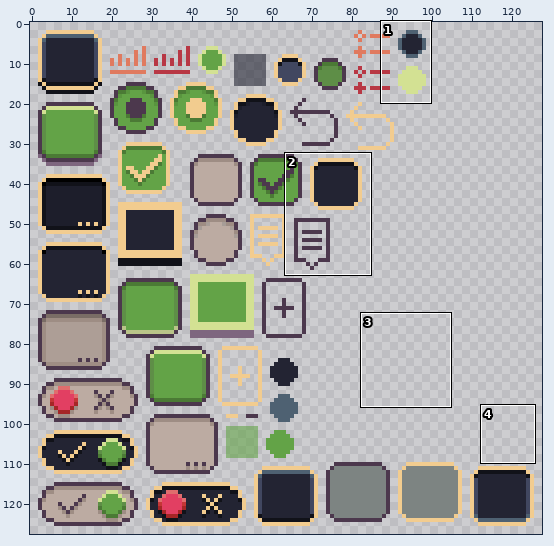
Two states of a sprite sheet, assets/ui/ui.png. The first picture is a wide view before the edit; the outline marks the close-up.
Close-up. Before:
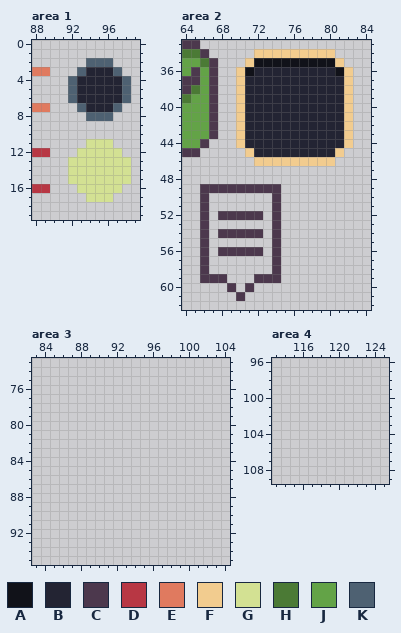
The file is 128x128 pixels. Colours within 5 levels of each other are drawn and written as one. Shown: area 1: x 88..99, y 0..19; area 2: x 64..84, y 33..62; area 3: x 83..104, y 73..95; area 4: x 113..125, y 96..109. The commit also changed other parts of the picture, which this record leaves out.
Palette (. is transparent): A #111219  B #232433  C #4c384d  D #b83744  E #e07a5f  F #f2cc8f  G #d3e193  H #4b7a35  J #63a347  K #4e6172
Pixels before, area 1, first column x 88:
 2 ......KKK..
 3 EE...KBBBK.
 4 ....KBBBBBK
 5 ....KBBBBBK
 6 ....KBBBBBK
 7 EE...KBBBK.
 8 ......KKK..
 9 ...........
10 ...........
11 ......GGG..
12 DD...GGGGG.
13 ....GGGGGGG
14 ....GGGGGGG
15 ....GGGGGGG
16 DD...GGGGG.
17 ......GGG..
Pixels before, area 2, first column x 64:
33 CC.................
34 HHC.....FFFFFFFFF..
35 JJHC...FAAAAAAAAAF.
36 JCJC..FABBBBBBBBBAF
37 CCJC..FBBBBBBBBBBBF
38 CHJC..FBBBBBBBBBBBF
39 HJJC..FBBBBBBBBBBBF
40 JJJC..FBBBBBBBBBBBF
41 JJJC..FBBBBBBBBBBBF
42 JJJC..FBBBBBBBBBBBF
43 JJJC..FBBBBBBBBBBBF
44 JJC...FBBBBBBBBBBBF
45 CC.....FBBBBBBBBBF.
46 ........FFFFFFFFF..
47 ...................
48 ...................
49 ..CCCCCCCCC........
50 ..C.......C........
51 ..C.......C........
52 ..C.CCCCC.C........
53 ..C.......C........
54 ..C.CCCCC.C........
55 ..C.......C........
56 ..C.CCCCC.C........
57 ..C.......C........
58 ..C.......C........
59 ..CCC...CCC........
60 .....C.C...........
61 ......C............
And afterwards:
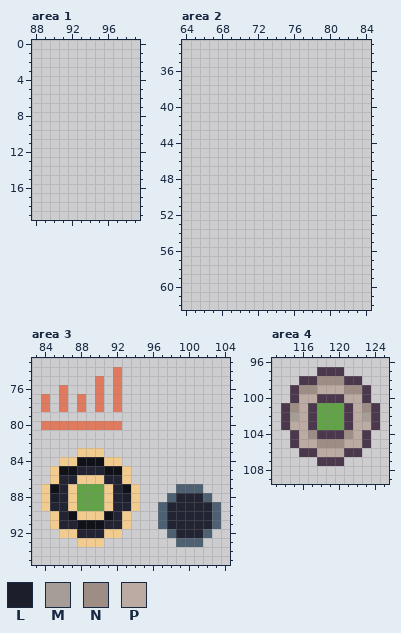
Colours new in this view: L #1d1e2b  M #a79d97  N #9e8d84  P #bcaba2
Changes in this commit:
Changed rows in their new state; - is an unchanged pixel.
Area 1:
first column x 88:
 2 ------...--
 3 ..---.....-
 4 ----.......
 5 ----.......
 6 ----.......
 7 ..---.....-
 8 ------...--
11 ------...--
12 ..---.....-
13 ----.......
14 ----.......
15 ----.......
16 ..---.....-
17 ------...--
Area 2:
first column x 64:
33 ..-----------------
34 ...-----.........--
35 ....---...........-
36 ....--.............
37 ....--.............
38 ....--.............
39 ....--.............
40 ....--.............
41 ....--.............
42 ....--.............
43 ....--.............
44 ...---.............
45 ..-----...........-
46 --------.........--
49 --.........--------
50 --.-------.--------
51 --.-------.--------
52 --.-.....-.--------
53 --.-------.--------
54 --.-.....-.--------
55 --.-------.--------
56 --.-.....-.--------
57 --.-------.--------
58 --.-------.--------
59 --...---...--------
60 -----.-.-----------
61 ------.------------
Area 3:
first column x 84:
74 --------E-----------
75 ------E-E-----------
76 --E---E-E-----------
77 E-E-E-E-E-----------
78 E-E-E-E-E-----------
80 EEEEEEEEE-----------
83 ----FFF-------------
84 --FFAAAFF-----------
85 -FAABBBAAF----------
86 -FBBFFFBBF----------
87 FABFJJJFBAF----KKK--
88 FLBFJJJFBLF---KBBBK-
89 FBBFJJJFBBF--KBBBBBK
90 -FBAFFFABF---KBBBBBK
91 -FBBAAABBF---KBBBBBK
92 --FFBBBFF-----KBBBK-
93 ----FFF--------KKK--
Area 4:
first column x 114:
 97 ----CCC----
 98 --CCNNNCC--
 99 -CNNPPPNNC-
100 -CPPCCCPPC-
101 CNPCJJJCPNC
102 CMPCJJJCPMC
103 CPPCJJJCPPC
104 -CPNCCCNPC-
105 -CPPNNNPPC-
106 --CCPPPCC--
107 ----CCC----
Where, in picture pixels (left, top, right, bottom), the same in both close-ups:
erased: (32, 58, 131, 202)
erased: (182, 40, 353, 301)
added: (41, 367, 221, 547)
added: (281, 367, 380, 466)
